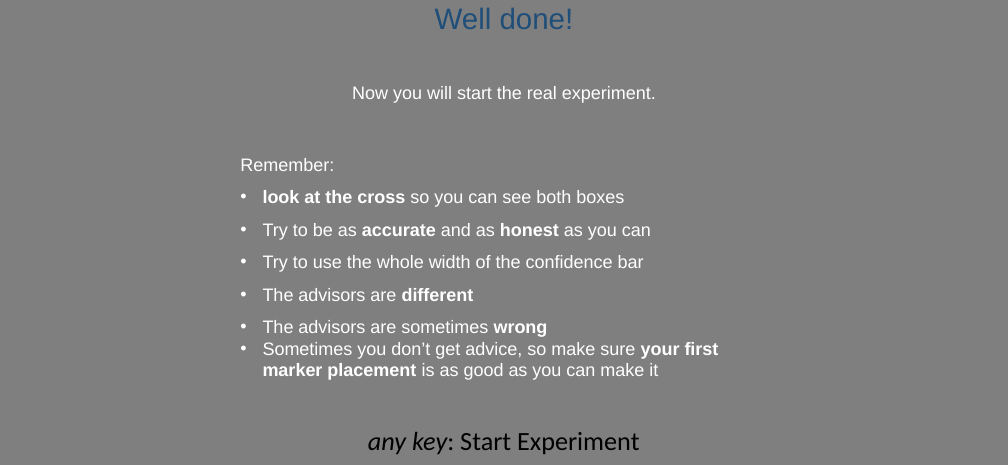
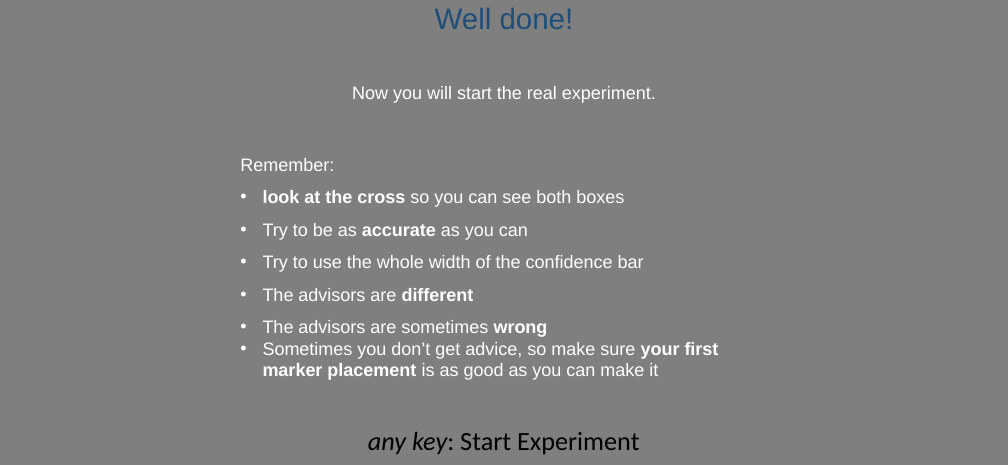
Before and after one commit to mjaquiery/nofeedback_trust, a slide deck: slide 15 of instructions/Instructions_AdvisorChoice_1300x600.pptx. Drawn at 1008x465 pixels with LibreOffice and Linux fonts; fonts in the diff are those of the drawing. Boxes give left, top, right and bottom in pixels: in the first picture for what was removed or moved away, otherwise in the second. Text is boxed around its words. In the diff, an @@ line names an element or a change of style, - is before the commit and + after.

```diff
--- a/instructions/Instructions_AdvisorChoice_1300x600.pptx
+++ b/instructions/Instructions_AdvisorChoice_1300x600.pptx
@@ text at bbox=[263, 223, 528, 240]: text changed @@
-• Try to be as accurate and as honest as you can
+• Try to be as accurate as you can
```
Also in this commit, not shown: 1 other slide changed, 3 other files.
